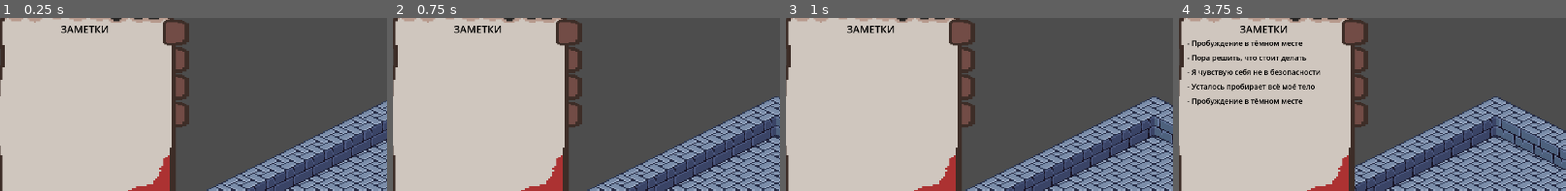
Above: before the commit, frames 1-4 (left to right).
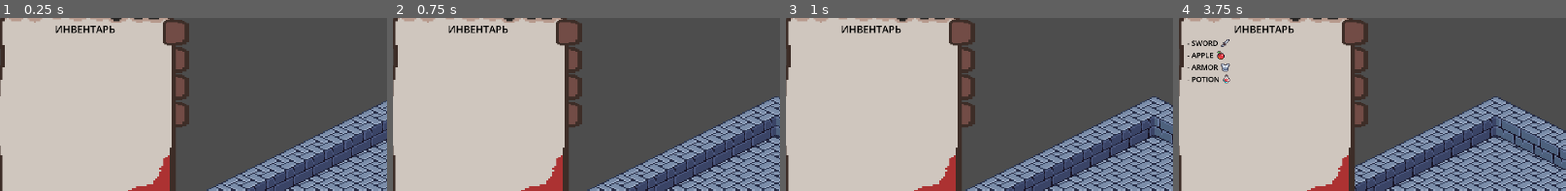
Above: after the commit, the same moments.

Repository: yeszvq/podval2_demo
Game: Godot game, scene res://scene/game/level/test_level.tscn
Same seed, same stepped clock (60 frames per second), same inputs: the game is played once before the commit and once after it.
Inputs (mouse positions are % of the whole screen's width and height, from its top left):
- Up to frame 1 (0.25 s): no input
- Up to frame 2 (0.75 s): tap Enter at 0.5 s; move the mouse to (72, 56) at 0.52 s; hold D (right) from 0.53 s (still down); click (72, 56) at 0.6 s
- Up to frame 3 (1 s): keep holding D (right)
- Up to frame 4 (3.75 s): move the mouse to (30, 69) at 1.27 s; release D (right) at 1.28 s; hold S (down) 1.28-2.03 s; tap Tab (open_invetory) at 1.35, 3.6 s; move the mouse to (60, 35) at 2.02 s; hold D (right) 2.03-2.78 s; tap T (test_button) at 2.1 s; move the mouse to (45, 88) at 2.77 s; hold W (up) 2.78-3.53 s; click (45, 88) at 2.85 s; move the mouse to (80, 82) at 3.52 s; hold A (left) from 3.53 s (still down)
The pictures show only the part of the screen within x 1-51%, y 9-59%; the shares and areas given below are measured in that part.

The runs differ from the first frame. In frame 1, 0.5% of the frame differs, in the area x 14-30%, y 4-9%; in frame 2, 0.5%; in frame 3, 0.5%; in frame 4, 4.0%, in the area x 2-37%, y 4-51%.

Commit message:
Увеличил шрифт label в ItemSlot
Малое изменение, чтобы не закидывать его потом в большое и отдельное

Diff:
--- a/scene/game/level/test_level.tscn
+++ b/scene/game/level/test_level.tscn
@@ -295,6 +295,7 @@
 theme_override_constants/margin_bottom = 40
 
 [node name="notes_node" type="PanelContainer" parent="CanvasLayer/HUD/MarginContainer/VBoxContainer/notepad_main_node/PanelContainer/TextureRect/PanelContainer/MarginContainer" groups=["node_ui_notebook"]]
+visible = false
 layout_mode = 2
 theme_override_styles/panel = ExtResource("4_jgy30")
 
@@ -318,7 +319,6 @@
 theme_override_constants/separation = 10
 
 [node name="inv_node" type="PanelContainer" parent="CanvasLayer/HUD/MarginContainer/VBoxContainer/notepad_main_node/PanelContainer/TextureRect/PanelContainer/MarginContainer" groups=["node_ui_notebook"]]
-visible = false
 layout_mode = 2
 theme_override_styles/panel = ExtResource("4_jgy30")
 
--- a/scene/menu/inventory_ui/item_slot.tscn
+++ b/scene/menu/inventory_ui/item_slot.tscn
@@ -13,7 +13,8 @@
 layout_mode = 2
 theme_override_colors/font_color = Color(0, 0, 0, 1)
 theme_override_font_sizes/font_size = 18
-text = "- Яблоко"
+text = "- Батарейка"
+uppercase = true
 
 [node name="TextureRect" type="TextureRect" parent="HBoxContainer"]
 layout_mode = 2
